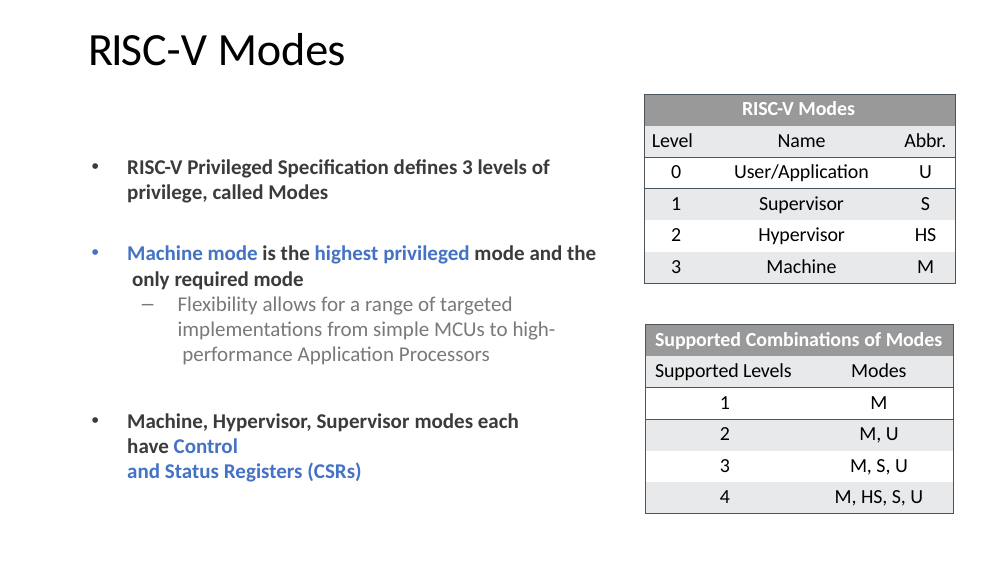
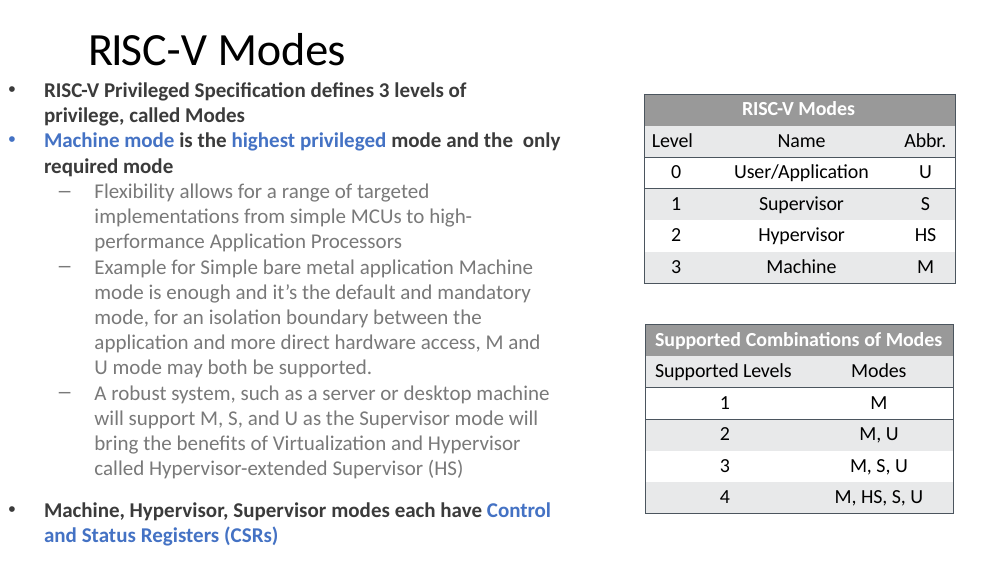
Before and after one commit to PG-DESD/CDAC_Sharing_Data, a slide deck: slide 20 of Microprocessor/TheoryLectures/RISC-V_Theory.pptx. Drawn at 1008x567 pixels with LibreOffice and Linux fonts; fonts in the diff are those of the drawing. Boxes give left, top, right and bottom in pixels: in the first picture for what was removed or moved away, otherwise in the second. Text is boxed around its words. In the diff, an @@ line names an element or a change of style, - is before the commit and + after.

```diff
--- a/Microprocessor/TheoryLectures/RISC-V_Theory.pptx
+++ b/Microprocessor/TheoryLectures/RISC-V_Theory.pptx
@@ text "RISC-V Privileged Specification defines 3 ...": place and size @@
-text "RISC-V Privileged Specification defines 3 ..." at box(127, 159, 596, 482)
+text "RISC-V Privileged Specification defines 3 ..." at box(44, 82, 561, 546)
@@ text at box(94, 259, 549, 479): paragraphs added @@
+  – Example for Simple bare metal application Machine mode is enough and it’s the default and mandatory mode, for an isolation boundary between the application and more direct hardware access, M and U mode may both be supported.
+  – A robust system, such as a server or desktop machine will support M, S, and U as the Supervisor mode will bring the benefits of Virtualization and Hypervisor called Hypervisor-extended Supervisor (HS)
```
Also in this commit, not shown: 4 other slides changed, 47 other files.
